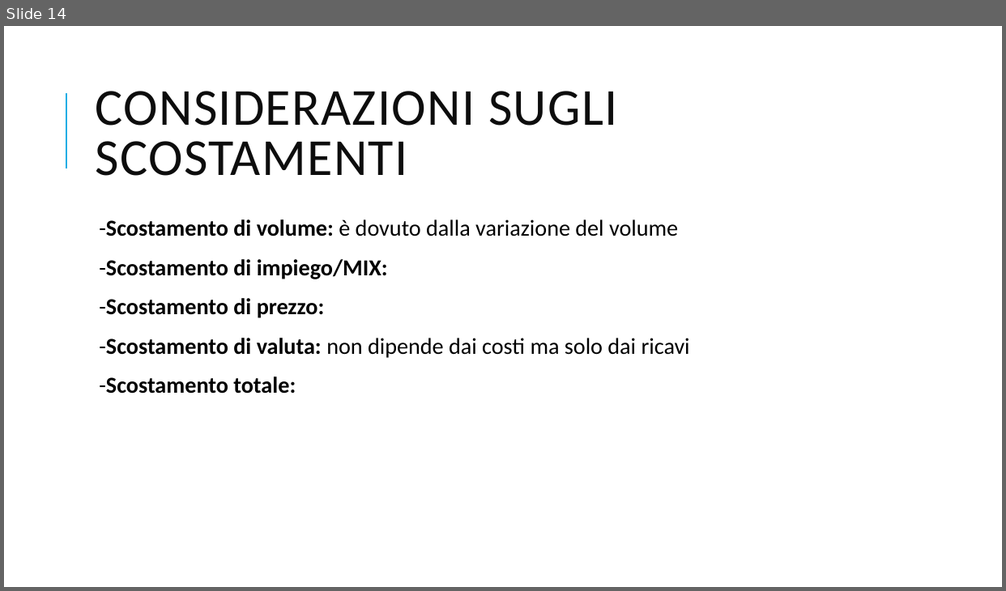
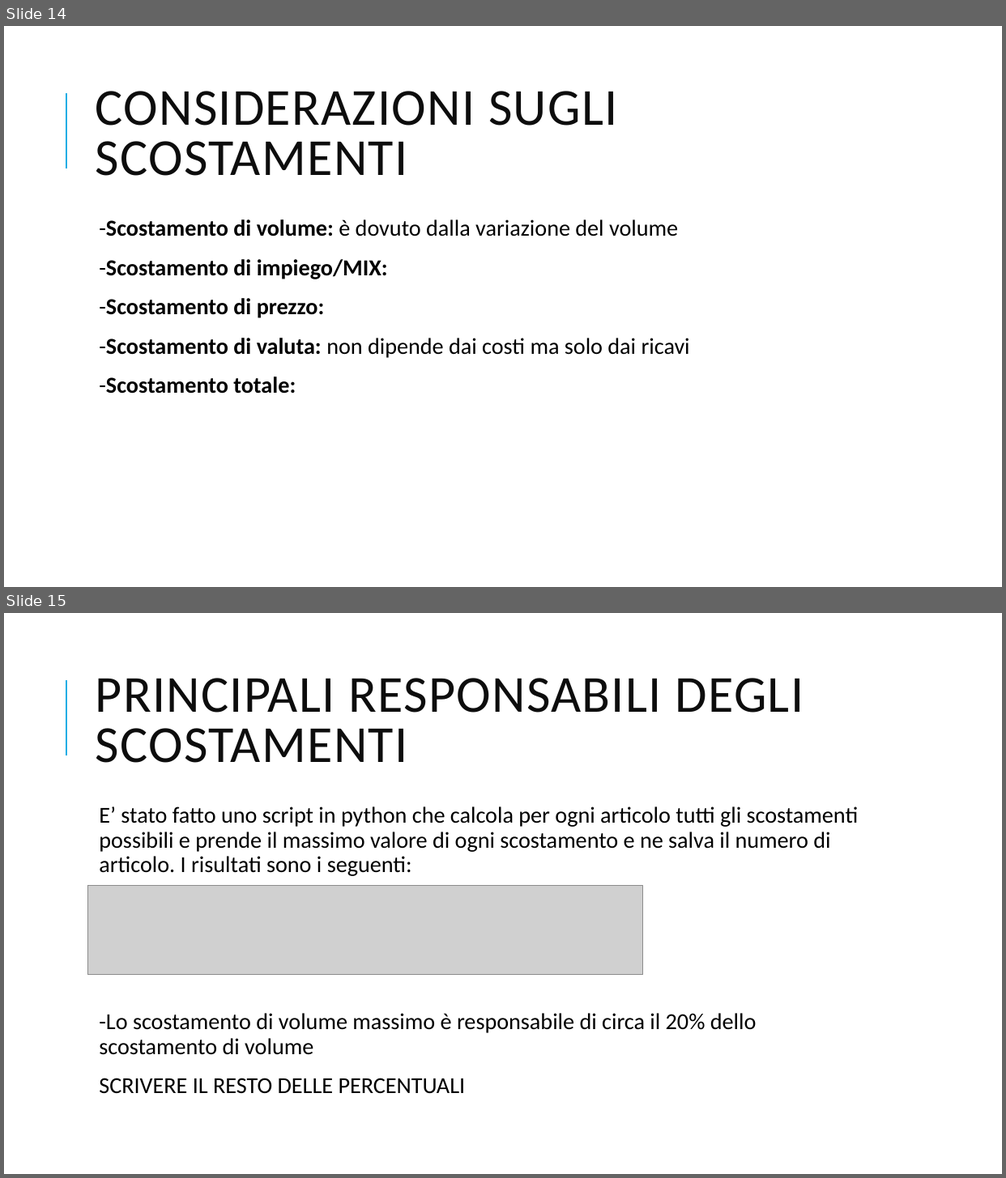
Before and after one commit to VinciGit00/SCGProject, a slide deck: Document/PresentazioneProgetto.pptx. Shown one above the other, each under a label of ours: slide 14 before the commit, slides 14 and 15 after it. The pictures are 1006x591 and 1006x1178 pixels, drawn with LibreOffice and Linux fonts; fonts in the diff are those of the drawing; grey boxes stand for pictures. Boxes give left, top, right and bottom in pixels: in the first picture for what was removed or moved away, otherwise in the second. Text is boxed around its words. In the diff, an @@ line names an element or a change of style, - is before the commit and + after.

Commit message:
calcolo responsabili scostamenti

```diff
--- a/Document/PresentazioneProgetto.pptx
+++ b/Document/PresentazioneProgetto.pptx
@@ slide 15 added at [4,613,1002,1174], background #FFFFFF; not listed: 1 template element that a slide beside it also shows @@
@@ title added at [96,678,804,763], 50 pt, text #0D0D0D @@
+PRINCIPALI RESPONSABILI DEGLI SCOSTAMENTI
@@ text added at [99,807,859,1094], 22 pt, text #000000 @@
+  E’ stato fatto uno script in python che calcola per ogni articolo tutti gli scostamenti possibili e prende il massimo valore di ogni scostamento e ne salva il numero di articolo. I risultati sono i seguenti:
+  -Lo scostamento di volume massimo è responsabile di circa il 20% dello scostamento di volume
+  SCRIVERE IL RESTO DELLE PERCENTUALI
@@ picture added at [88,885,643,974] @@
```
Also in this commit, not shown: 1 other file.
